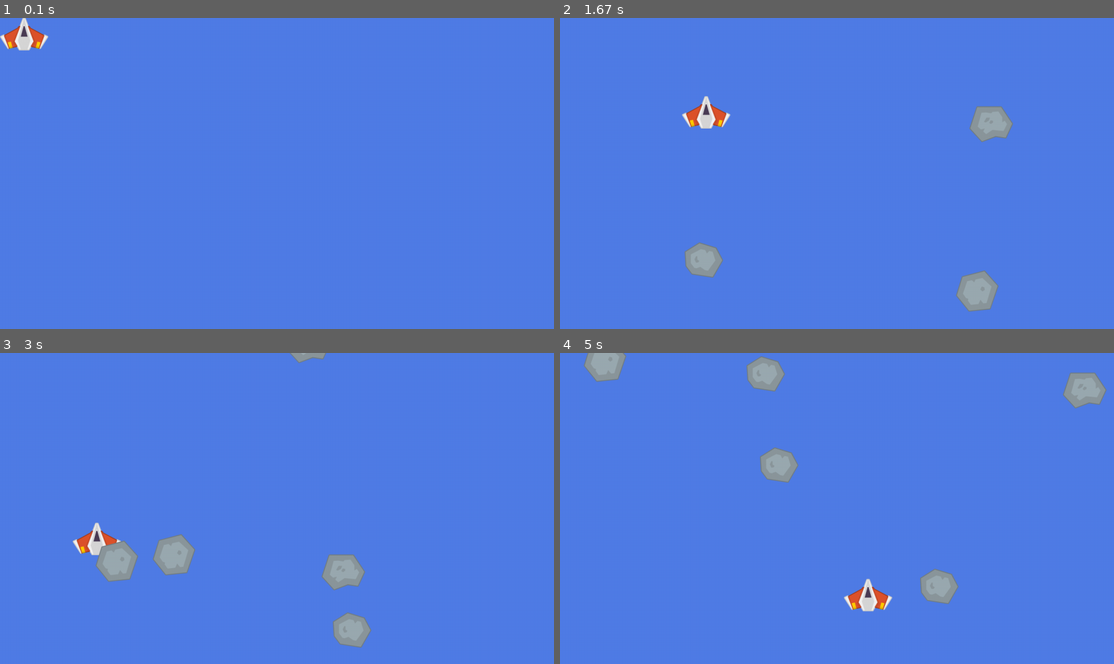
Above: before the commit, frames 1-4 (two rows, left to right).
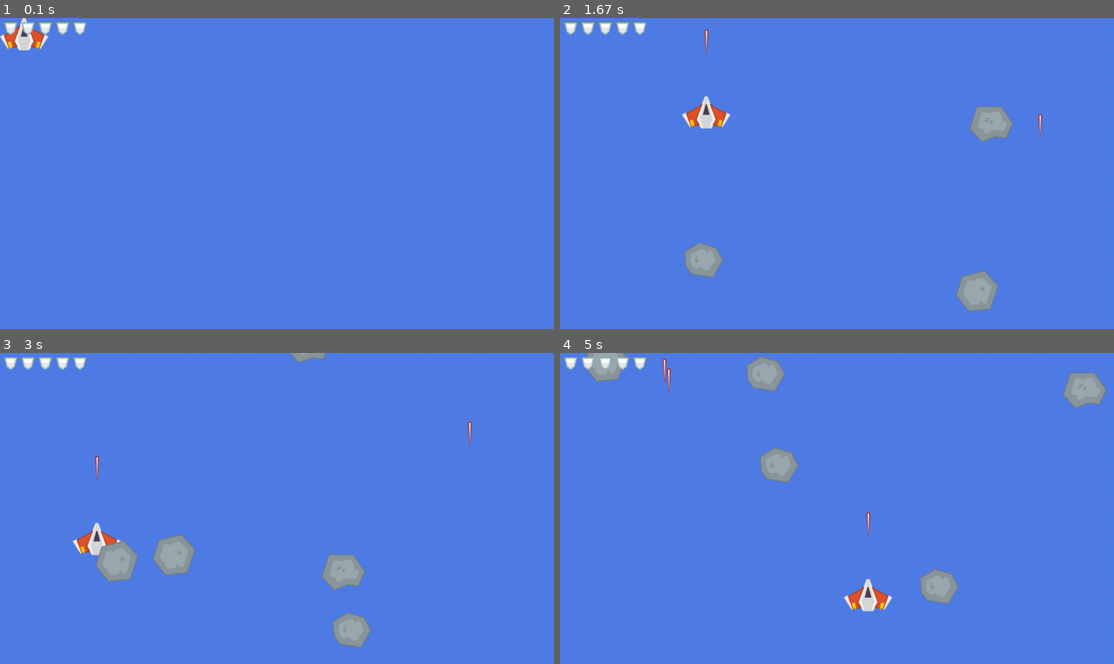
Above: after the commit, the same moments.

Repository: 0b1101-ajay/Learing-pygame
Game: pygame game, started from space-ship-shooter/game.py
The game is run twice, just before and just after one commit, with the same random seed, the same clock (stepped at 60 frames per second) and the same inputs.
Inputs (mouse positions are in pixels of both pictures, inside the frame that each line leads up to):
- Up to frame 1 (0.1 s): no input
- Up to frame 2 (1.67 s): click (837, 173) at 0.38 s; click (892, 241) at 0.72 s; click (1041, 282) at 1.05 s; click (704, 111) at 1.38 s
- Up to frame 3 (3 s): click (277, 545) at 1.72 s; click (199, 443) at 2.05 s; click (470, 589) at 2.38 s; click (94, 539) at 2.72 s
- Up to frame 4 (5 s): click (676, 449) at 3.05 s; click (704, 561) at 3.38 s; click (1036, 580) at 3.72 s; click (670, 623) at 4.05 s; click (665, 527) at 4.38 s; click (870, 595) at 4.72 s

The runs differ from the first frame. In frame 1, 0.3% of the frame differs, in the area x 0-16%, y 1-6%; in frame 2, 0.4%; in frame 3, 0.4%; in frame 4, 0.5%, in the area x 0-56%, y 1-59%.

Commit message:
Update game.py

Diff:
--- a/space-ship-shooter/game.py
+++ b/space-ship-shooter/game.py
@@ -9,10 +9,13 @@
         super().__init__()
         self.image = pygame.image.load(path)
         self.rect = self.image.get_rect(center=(x_pos, y_pos))
+        self.shield_surface = pygame.image.load('Meteor Dodger Assets/shield.png')
+        self.health = 5
 
     def update(self):
         self.rect.center = pygame.mouse.get_pos()
         self.screen_constraint()
+        self.display_health()
 
     def screen_constraint(self):
         if self.rect.right >= 1280:
@@ -23,6 +26,10 @@
             self.rect.top = 0
         if self.rect.bottom >= 720:
             self.rect.bottom = 720
+
+    def display_health(self):
+        for index, shield in enumerate(range(self.health)):
+            DISPLAY_SURF.blit(self.shield_surface, (index * 40 + 10, 10))
 
 
 class Meteor(pygame.sprite.Sprite):
@@ -44,11 +51,15 @@
 class Laser(pygame.sprite.Sprite):
     def __init__(self, path, pos, speed):
         super().__init__()
+        self.speed = speed
         self.image = pygame.image.load(path)
         self.rect = self.image.get_rect(center=pos)
 
     def update(self):
-        self.rect.centery -= self.speed
+        self.rect.y -= self.speed
+        if self.rect.y <= -100:
+            self.kill()
+
 
 pygame.init()
 
@@ -60,9 +71,9 @@
 spaceship_group = pygame.sprite.GroupSingle()
 spaceship_group.add(spaceship)
 
-meteor_group = pygame.sprite.Group()
 laser_group = pygame.sprite.Group()
 
+meteor_group = pygame.sprite.Group()
 METEOR_EVENT = pygame.USEREVENT
 pygame.time.set_timer(METEOR_EVENT, 250)
 
@@ -82,9 +93,17 @@
             meteor = Meteor(meteor_path, random_xpos, random_ypos, random_xspeed, random_yspeed)
             meteor_group.add(meteor)
 
+        if event.type == pygame.MOUSEBUTTONDOWN:
+            new_laser = Laser('Meteor Dodger Assets/Laser.png', event.pos, 5)
+            laser_group.add(new_laser)
+
     DISPLAY_SURF.fill((80, 125, 230))
+
+    laser_group.draw(DISPLAY_SURF)
     spaceship_group.draw(DISPLAY_SURF)
     meteor_group.draw(DISPLAY_SURF)
+
+    laser_group.update()
     spaceship_group.update()
     meteor_group.update(1, 1)
     pygame.display.update()
